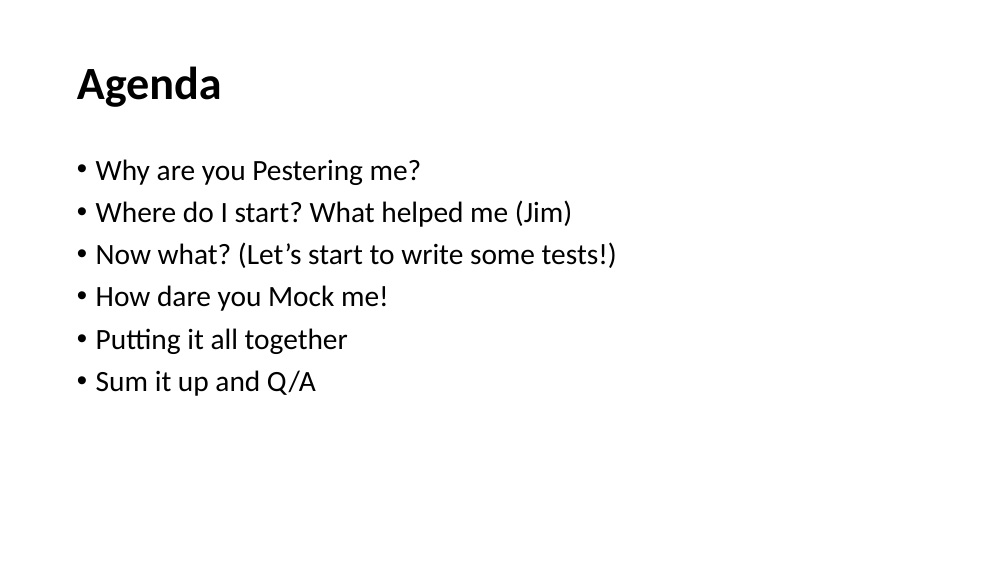
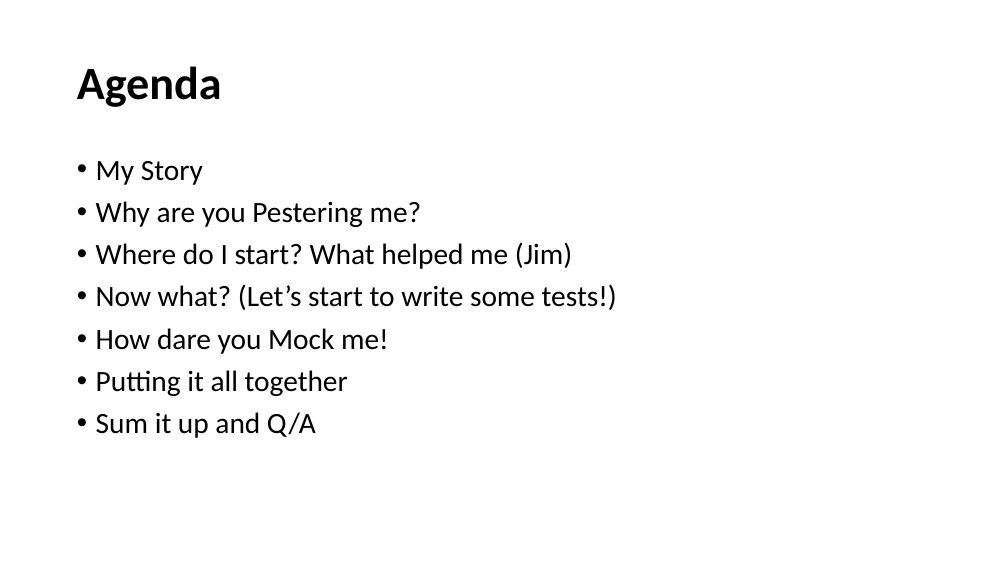
Before and after one commit to rockarruda/PesterSummitSession, a slide deck: slide 2 of Presentation/Summit-Pester.pptx. Drawn at 1008x567 pixels with LibreOffice and Linux fonts; fonts in the diff are those of the drawing; background and template pictures are left out. Boxes give left, top, right and bottom in pixels: in the first picture for what was removed or moved away, otherwise in the second. Text is boxed around its words. In the diff, an @@ line names an element or a change of style, - is before the commit and + after.

Commit message:
Presentation Update

```diff
--- a/Presentation/Summit-Pester.pptx
+++ b/Presentation/Summit-Pester.pptx
@@ text at box(96, 161, 203, 185): paragraph added @@
+• My Story
```
